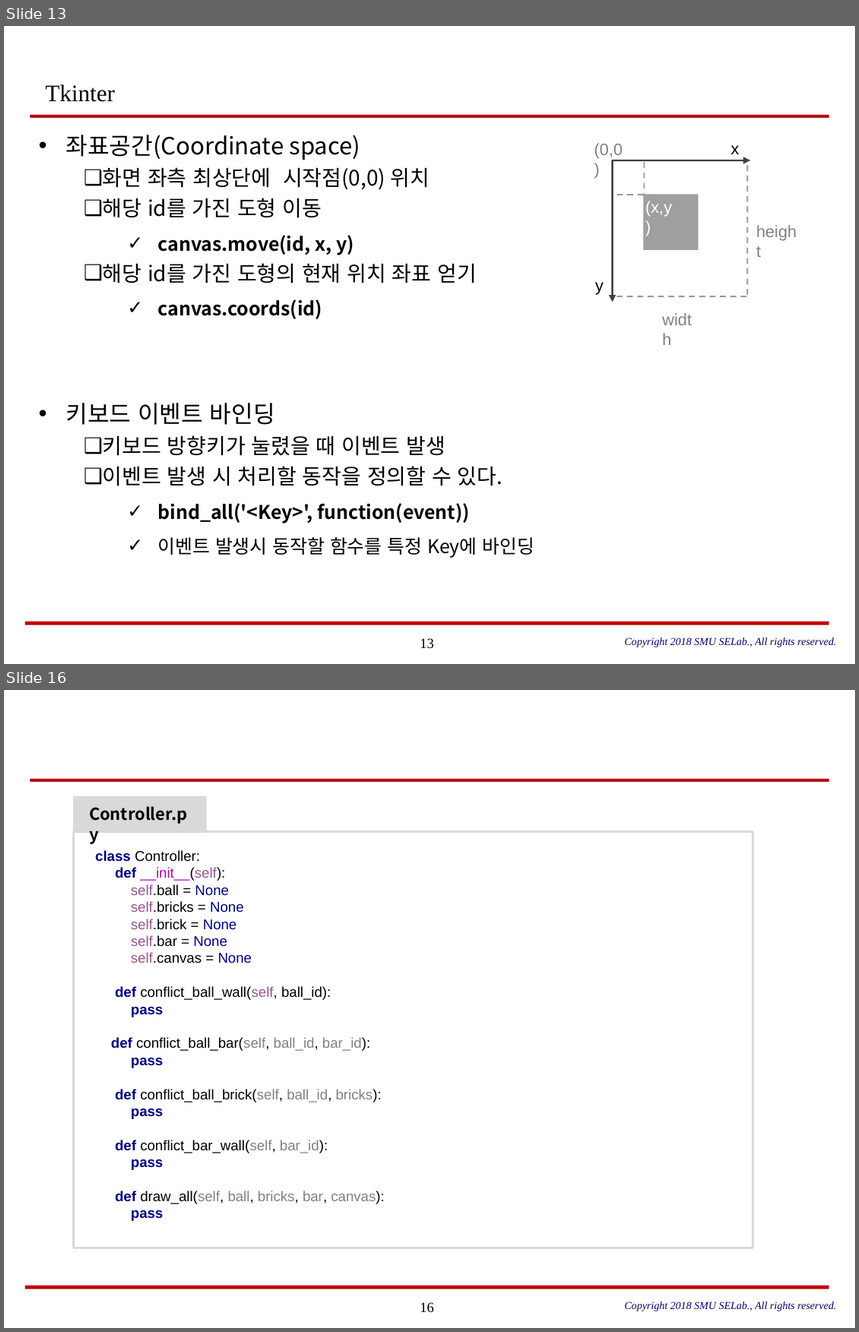
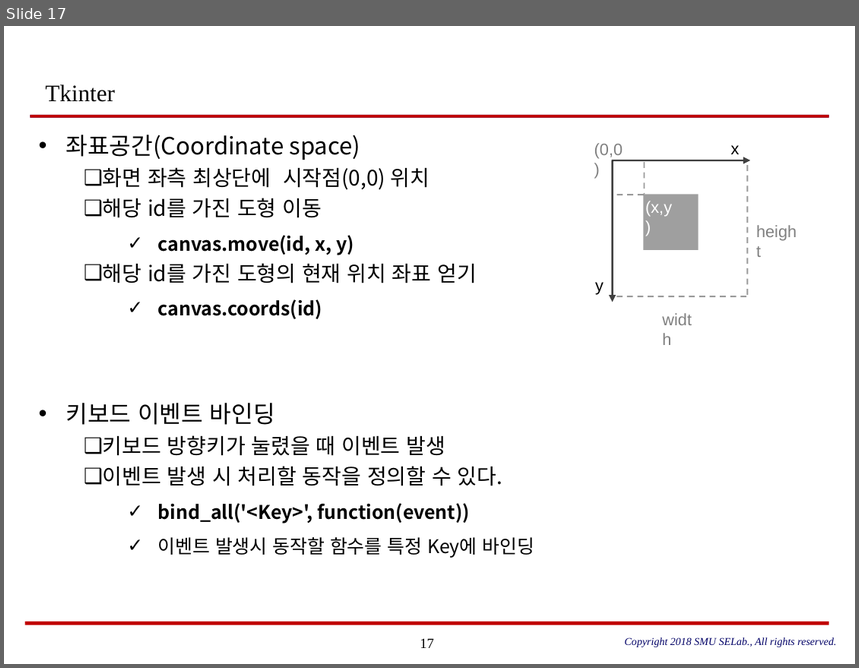
Before and after one commit to SungPilHan/brick_crush, a slide deck: Doc/[OOP] Brick Breaker_최종.pptx. Shown one above the other, each under a label of ours: slides 13 and 16 before the commit, slide 17 after it; the slides between them are not shown. The pictures are 859x1332 and 859x668 pixels, drawn with LibreOffice and Linux fonts; fonts in the diff are those of the drawing. Boxes give left, top, right and bottom in pixels: in the first picture for what was removed or moved away, otherwise in the second. Text is boxed around its words. In the diff, an @@ line names an element or a change of style, - is before the commit and + after.

```diff
--- a/Doc/[OOP] Brick Breaker_최종.pptx
+++ b/Doc/[OOP] Brick Breaker_최종.pptx
@@ slide 16 removed at bbox=[4, 690, 855, 1328], background #FFFFFF; not listed: 4 template elements that a slide beside it also shows @@
@@ rectangle removed at bbox=[73, 796, 207, 833] @@
@@ text removed at bbox=[89, 806, 187, 824] @@
-Controller.py
@@ rectangle removed at bbox=[74, 832, 754, 1249] @@
@@ text removed at bbox=[95, 850, 384, 1221] @@
-class Controller:
-def __init__(self):
-self.ball = None
-self.bricks = None
-self.brick = None
-self.bar = None
-self.canvas = None
-def conflict_ball_wall(self, ball_id):
-pass
-def conflict_ball_bar(self, ball_id, bar_id):
-pass
-def conflict_ball_brick(self, ball_id, bricks):
-pass
-def conflict_bar_wall(self, bar_id):
-pass
-def draw_all(self, ball, bricks, bar, canvas):
-pass
@@ text removed at bbox=[625, 1302, 836, 1312] @@
-Copyright 2018 SMU SELab., All rights reserved.
@@ what was slide 13 is now slide 17 @@
@@ page number at bbox=[420, 639, 434, 648]: text changed @@
-13
+17
```
Also in this commit, not shown: 10 slides changed, 6 slides added, 1 other slide removed.
